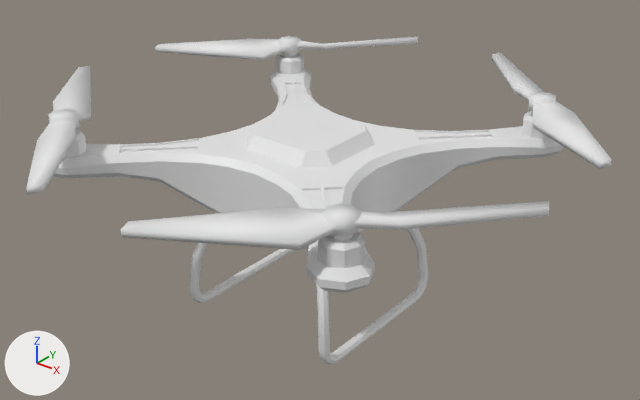
The Blender file HW1/1_Dron_B21-611.blend: old version first, new version second.
Camera for both pictures: a 50 mm camera at (1.5, -1.827, 1.071) aimed at (0.017, 0.027, -0.079). Every picture has the same lights, and +X, +Y and +Z are marked at lower left.

Script lines for the objects in view, before the commit:
```python
me_cube_001 = bpy.data.meshes.new('Cube.001')
me_cube_001.from_pydata(...)  # 38 vertices, 34 faces; spans x -0.811..-0.148, y 0.139..0.815, z 0.169..0.224
me_cube_001.materials.append(mat_lowpolydrone_001)  # its picture is missing
me_cube_002 = bpy.data.meshes.new('Cube.002')
me_cube_002.from_pydata(...)  # 38 vertices, 34 faces; spans x -0.811..-0.148, y -0.815..-0.139, z 0.169..0.224
me_cube_002.materials.append(mat_lowpolydrone_002)  # its picture is missing
me_cube_003 = bpy.data.meshes.new('Cube.003')
me_cube_003.from_pydata(...)  # 38 vertices, 34 faces; spans x 0.148..0.811, y -0.815..-0.139, z 0.169..0.224
me_cube_003.materials.append(mat_lowpolydrone_003)  # its picture is missing
me_cube_007 = bpy.data.meshes.new('Cube.007')
me_cube_007.from_pydata(...)  # 954 vertices, 904 faces; spans x -2.29..2.29, y -2.28..2.28, z -1.75..0.78
me_cube_007.polygons.foreach_set('use_smooth', [True] * 904)
me_cube_007.materials.append(mat_lowpolydrone)  # its picture is missing
me_cube_010 = bpy.data.meshes.new('Cube.010')
me_cube_010.from_pydata(...)  # 38 vertices, 34 faces; spans x 0.148..0.811, y 0.139..0.815, z 0.169..0.224
me_cube_010.materials.append(mat_lowpolydrone)  # its picture is missing
ob_mainbody = bpy.data.objects.new('MainBody', me_cube_007)
ob_mainbody.location = (0.0, 0.0, 0.0)
ob_mainbody.scale = (0.243, 0.243, 0.243)
ob_wing1 = bpy.data.objects.new('Wing1', me_cube_010)
ob_wing1.location = (0.0, 0.0, 0.0)
ob_wing2 = bpy.data.objects.new('Wing2', me_cube_001)
ob_wing2.location = (0.0, 0.0, 0.0)
ob_wing3 = bpy.data.objects.new('Wing3', me_cube_002)
ob_wing3.location = (0.0, 0.0, 0.0)
ob_wing4 = bpy.data.objects.new('Wing4', me_cube_003)
ob_wing4.location = (0.0, 0.0, 0.0)
```
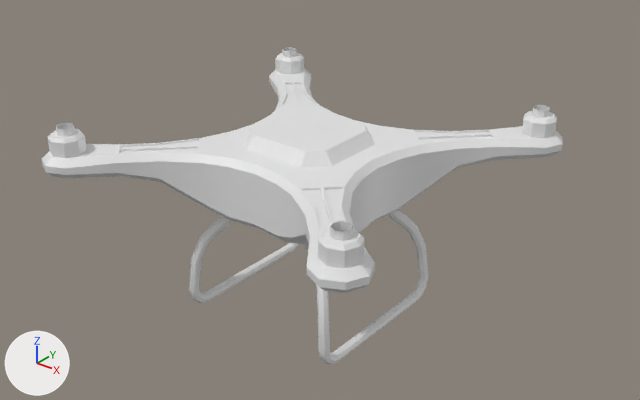
Location of each change, (x1, y1, x2, y2) in pixels of the pictures (640 x 400 px):
'Wing4', hidden
    before: (121, 201, 549, 250)
'Wing1', hidden
    before: (492, 53, 612, 169)
'Wing3', hidden
    before: (26, 66, 91, 195)
'Wing2', hidden
    before: (155, 36, 419, 60)

The change, as a diff of the scene's bpy script:
```diff
--- a/HW1/1_Dron_B21-611.blend.py
+++ b/HW1/1_Dron_B21-611.blend.py
@@ ob_wing1 @@
 ob_wing1.location = (0.0, 0.0, 0.0)
+ob_wing1.hide_set(True)
@@ ob_wing2 @@
 ob_wing2.location = (0.0, 0.0, 0.0)
+ob_wing2.hide_set(True)
@@ ob_wing3 @@
 ob_wing3.location = (0.0, 0.0, 0.0)
+ob_wing3.hide_set(True)
@@ ob_wing4 @@
 ob_wing4.location = (0.0, 0.0, 0.0)
+ob_wing4.hide_set(True)
```
